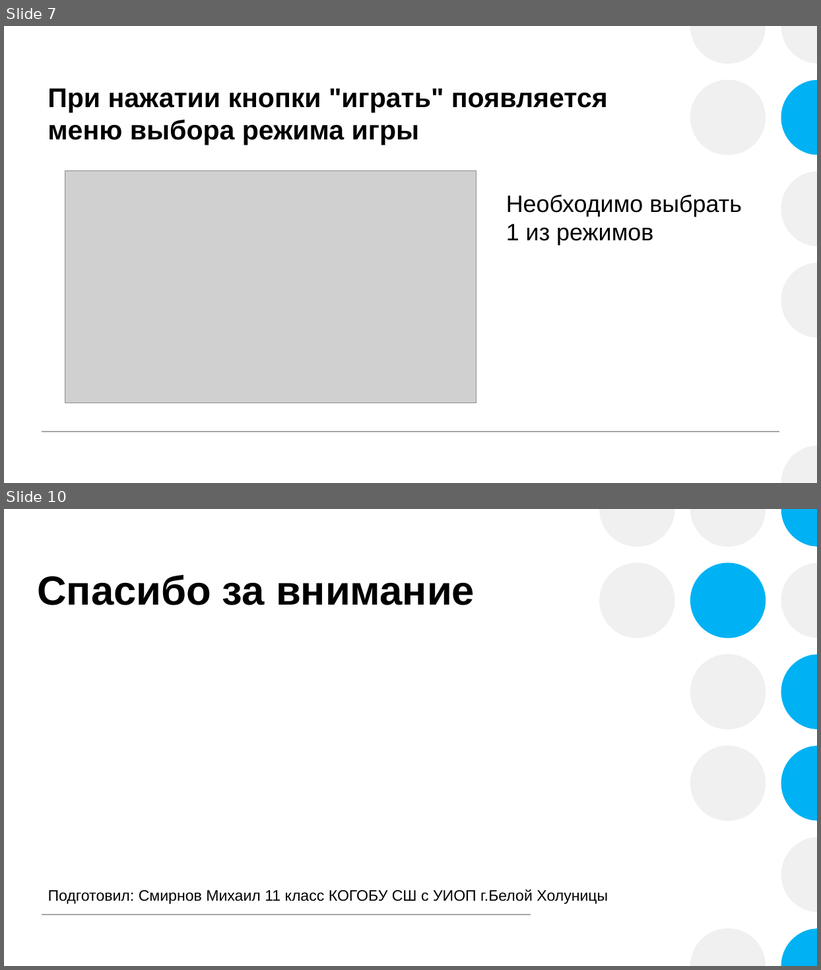
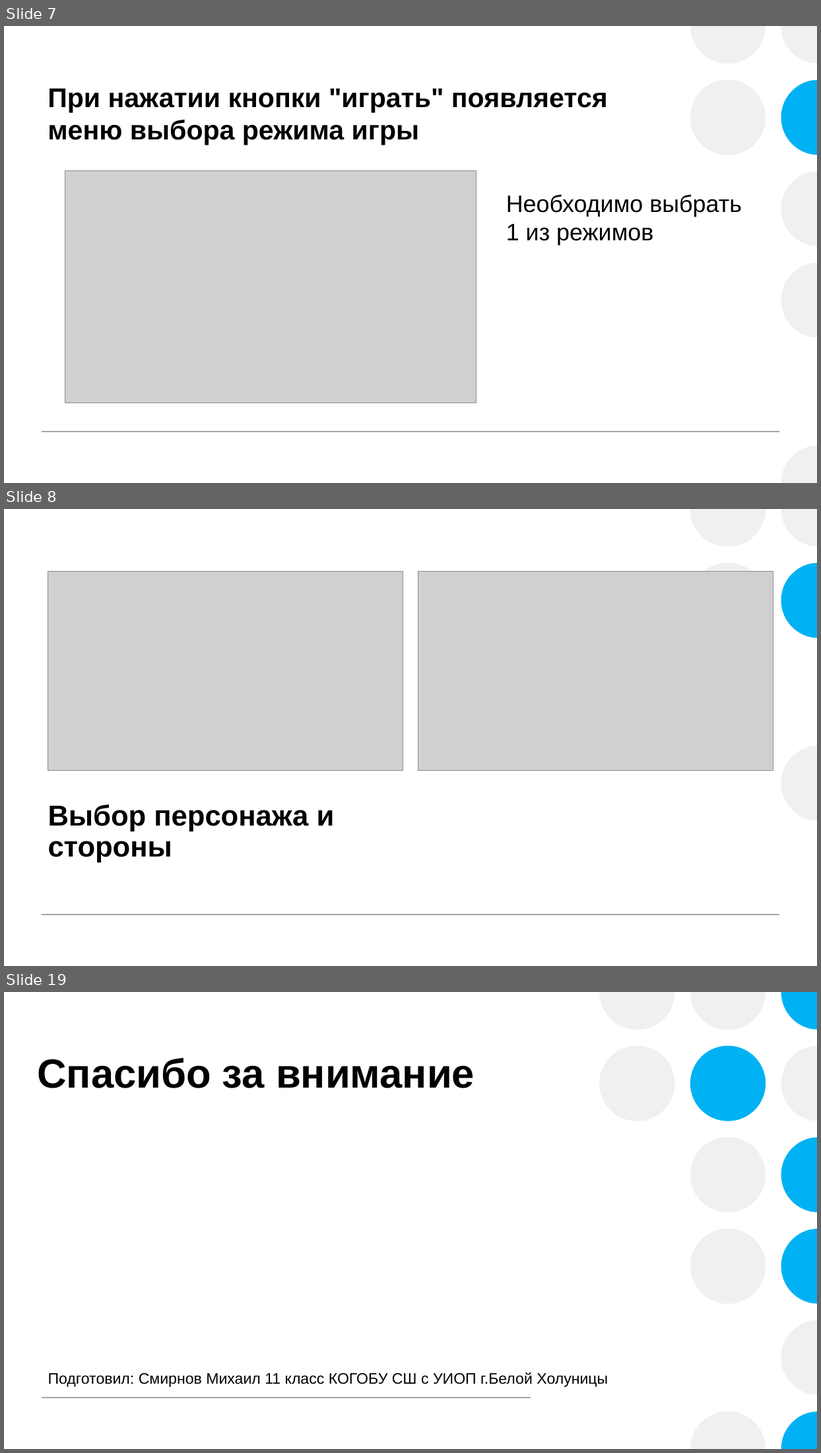
Before and after one commit to Lucian-y02/Quad-Mayhem, a slide deck: Проект pygame.pptx. Shown one above the other, each under a label of ours: slides 7 and 10 before the commit, slides 7, 8 and 19 after it; the slides between them are not shown. The pictures are 821x970 and 821x1453 pixels, drawn with LibreOffice and Linux fonts; fonts in the diff are those of the drawing; grey boxes stand for pictures. Boxes give left, top, right and bottom in pixels: in the first picture for what was removed or moved away, otherwise in the second. Text is boxed around its words. In the diff, an @@ line names an element or a change of style, - is before the commit and + after.

```diff
--- a/Проект pygame.pptx
+++ b/Проект pygame.pptx
@@ slide 8 added at box(4, 509, 817, 966), background #FFFFFF @@
@@ rectangle added at box(4, 509, 817, 966), fill #FFFFFF @@
@@ group added at box(690, 509, 817, 821): 4 freeform shapes, 1 ellipse @@
@@ group added at box(418, 509, 817, 966): 10 freeform shapes @@
@@ picture added at box(48, 571, 403, 771) @@
@@ picture added at box(418, 571, 774, 771) @@
@@ title added at box(48, 805, 335, 863), 34 pt, text #000000, bold @@
+Выбор персонажа и стороны
@@ line added from (42, 916) to (780, 916), #A6A6A6 1 pt @@
@@ what was slide 10 is now slide 19 @@
```
Also in this commit, not shown: 3 slides changed, 8 other slides added.
